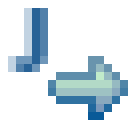
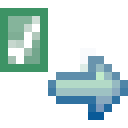
Layered file, before and after one edit (128 × 128). Changes by layer:
hid "java" over [8, 8, 48, 72]
added layer "junit fainter" above "junit" over [0, 8, 96, 72]
renamed "Layer 1 copy" to "junit", showed it, painted on it over [0, 8, 96, 72]
